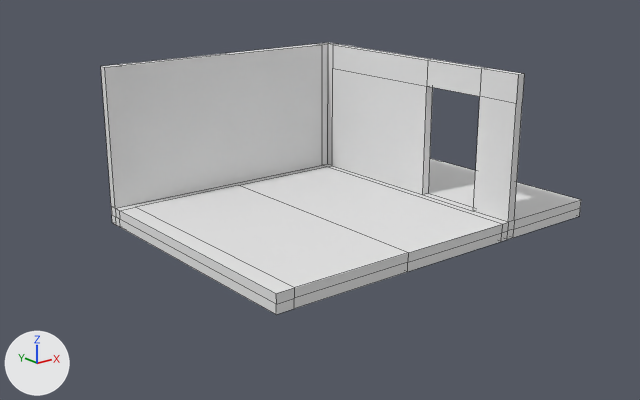
The Blender file dae/guy-one-studio/studio.blend, before and after one commit.
The view is the same before and after, from a 50 mm camera at (-28.9, -35.2, 15.5) aimed at (0.0, 0.9, 1.1). Every picture has the same lights, and +X, +Y and +Z are marked at lower left. Mesh edges are drawn as thin lines.

Names of what the first picture shows: 'shell'.
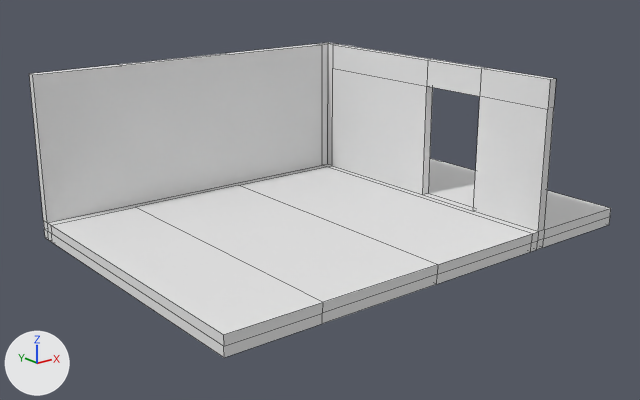
Commit message: bigger shell

Pixel boxes (x1, y1, x2, y2) of what changed, in the pictures (640 x 400 px; the box of a moved part takes in the faces that stretch with it):
'shell', reshaped (21% wider, 16% taller): before (101, 43, 581, 315); after (29, 43, 611, 358)
part 1 of me_shell_geo, moved or reshaped: before (119, 207, 294, 315); after (51, 207, 323, 358)
part 2 of me_shell_geo, moved or reshaped: before (101, 45, 325, 227); after (29, 45, 325, 242)
part 3 of me_shell_geo, moved or reshaped: before (136, 68, 581, 309); after (136, 68, 611, 324)

What changed in the scene script:
```text
Change me_shell_geo:
    where me_shell_geo.from_pydata(...)  # 104 vertices, 96 faces; spans x -8.0..14.0, y -6.0..10.0, z -1.0..8.0
    used by ob_shell; location = (0.0, 0.0, 0.0)
    me_shell_geo part 1: all 3 vertices in x -8.0, y -6.0, z -1.0..0.0 are moved by (-4.0, -2.0, 0.0)
    me_shell_geo part 2: all 11 vertices in x -8.0, y 9.0..10.0, z -1.0..8.0 are moved by (-4.0, 0.0, 0.0)
    me_shell_geo part 3: all 22 vertices in x -7.0..14.0, y -6.0, z -1.0..8.0 are moved by (0.0, -2.0, 0.0)
```
